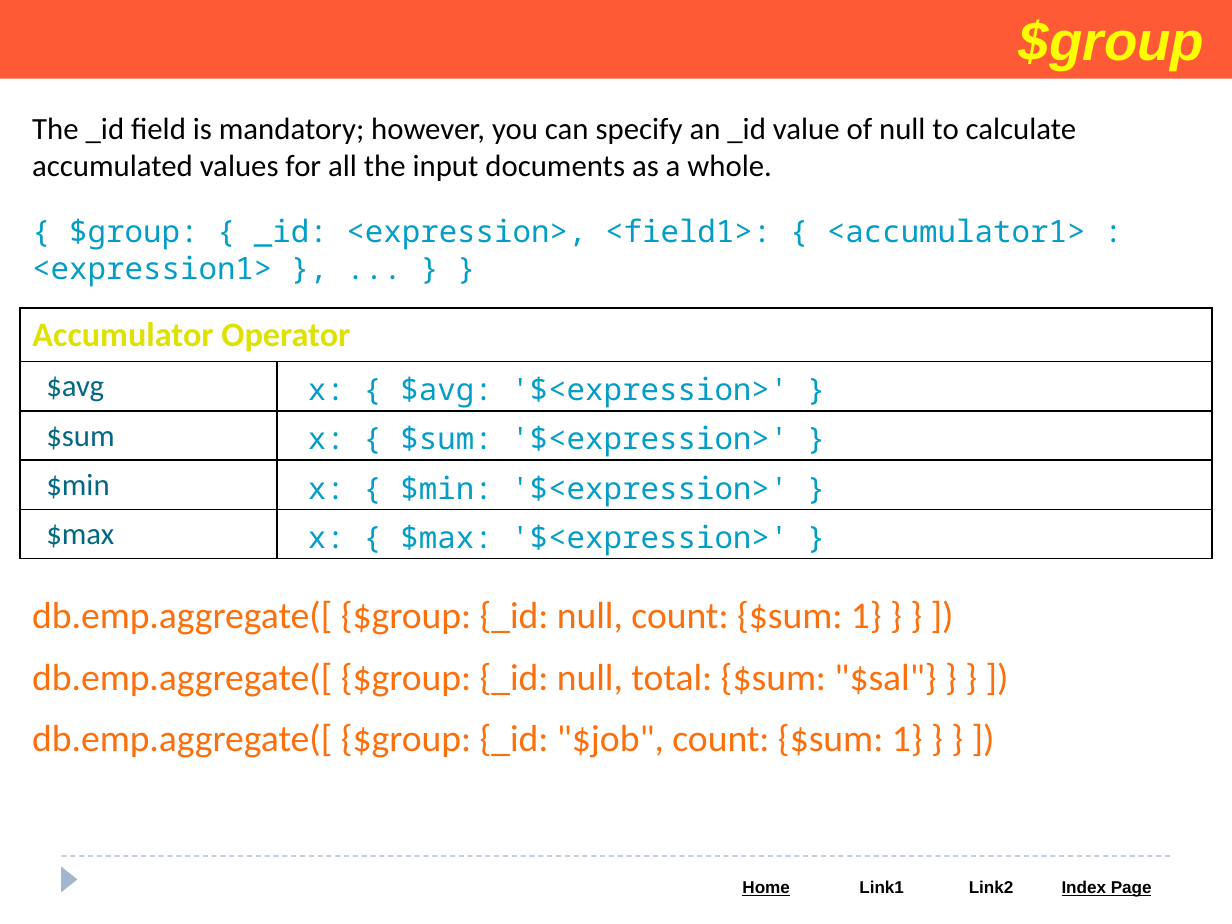
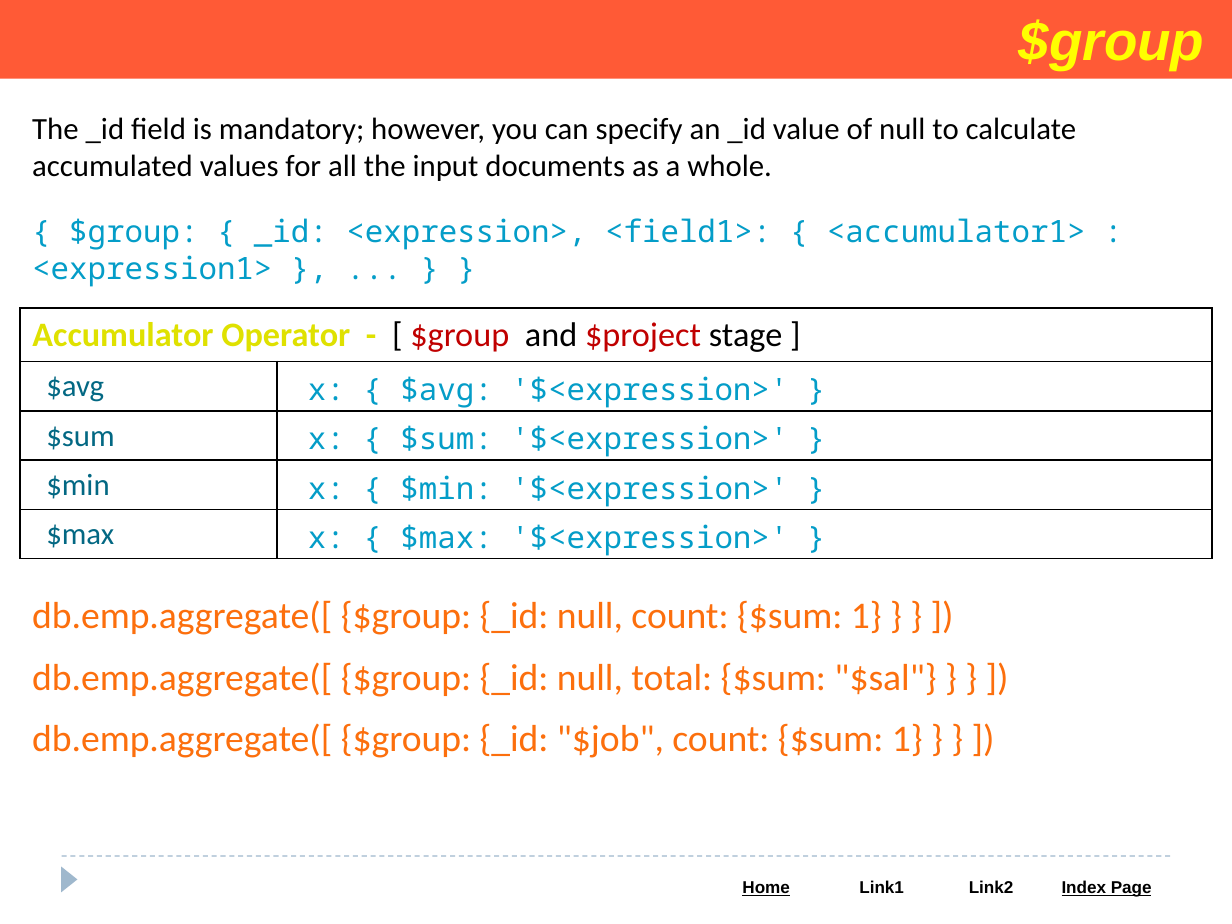
Before and after one commit to Saleel-Bagde/PPT-s, a slide deck: slide 92 of MongoDB PPT.pptx. Drawn at 1232x924 pixels with LibreOffice and Linux fonts; fonts in the diff are those of the drawing. Boxes give left, top, right and bottom in pixels: in the first picture for what was removed or moved away, otherwise in the second. Text is boxed around its words. In the diff, an @@ line names an element or a change of style, - is before the commit and + after.

```diff
--- a/MongoDB PPT.pptx
+++ b/MongoDB PPT.pptx
@@ table at [20, 308, 1212, 560] @@
-row 1, column 1: Accumulator Operator
+row 1, column 1: Accumulator Operator - [ $group and $project stage ]
```
Also in this commit, not shown: 5 other slides changed.
